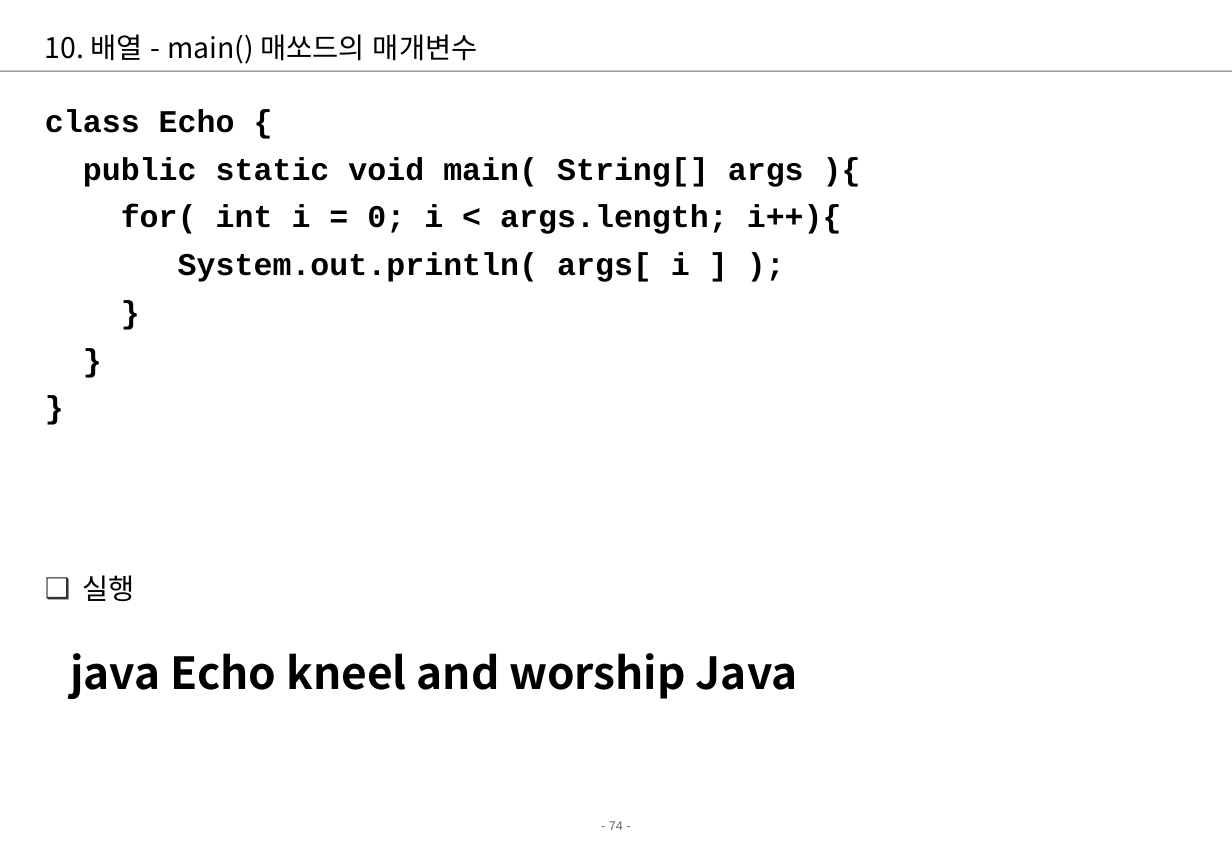
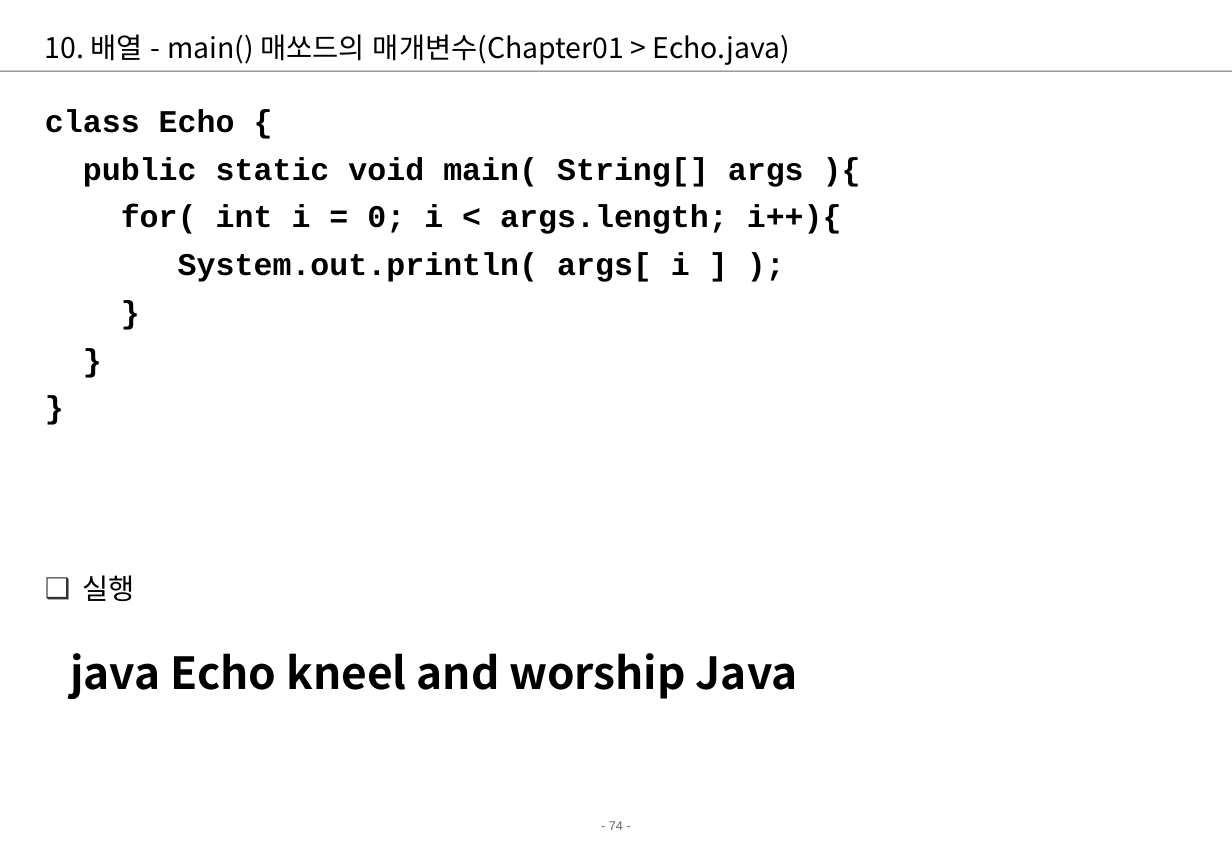
Before and after one commit to young0715/chapter01, a slide deck: slide 74 of src/chapter01/01.Java기본-자바기본프로그래밍.ppt. Drawn at 1232x853 pixels with LibreOffice and Linux fonts; fonts in the diff are those of the drawing; background and template pictures are left out. Boxes give left, top, right and bottom in pixels: in the first picture for what was removed or moved away, otherwise in the second. Text is boxed around its words. In the diff, an @@ line names an element or a change of style, - is before the commit and + after.

```diff
--- a/src/chapter01/01.Java기본-자바기본프로그래밍.ppt
+++ b/src/chapter01/01.Java기본-자바기본프로그래밍.ppt
@@ title at (45, 34, 790, 65): text changed @@
-10. 배열 - main() 매쏘드의 매개변수
+10. 배열 - main() 매쏘드의 매개변수(Chapter01 > Echo.java)
```
Also in this commit, not shown: 3 other slides changed, 5 other files.
